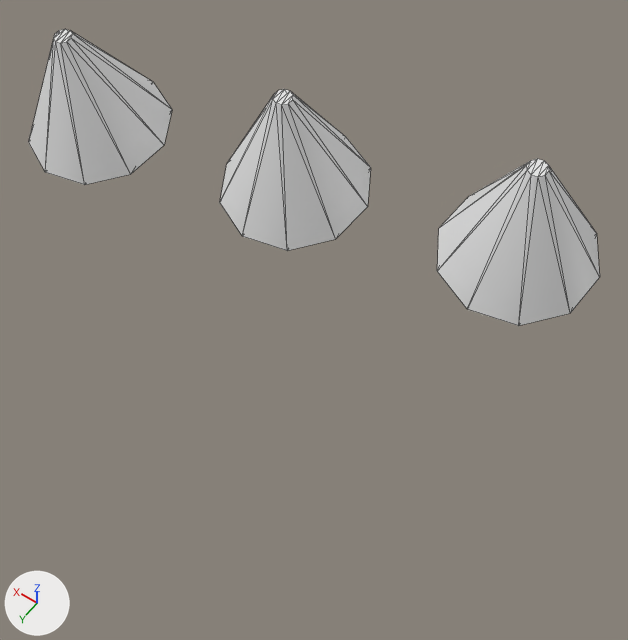
One commit to the OBJ model characters/meshes/legs_dino_feet_forward_l_white.obj: the scene before it, then after it.
Before and after are seen from a 50 mm camera at (-0.2317, 0.3954, 0.2995) aimed at (-0.1589, 0.2935, 0.1394). The axes (+X, +Y, +Z) are drawn at lower left. The lights are the same throughout. The picture after the commit comes second. Mesh edges are drawn as thin lines. Where no turn or scale is listed for an object, it has been applied to the vertices. Vertices at exactly the same position are counted once.

Script lines for the objects in view, before the commit:
```python
me_legs_dino_feet_forward_l_white = bpy.data.meshes.new('legs_dino_feet_forward_l_white')
me_legs_dino_feet_forward_l_white.from_pydata(...)  # 60 vertices, 108 faces; spans x -0.2121..-0.083, y 0.2575..0.3113, z 0.1659..0.1957
ob_legs_dino_feet_forward_l_white = bpy.data.objects.new('legs_dino_feet_forward_l_white', me_legs_dino_feet_forward_l_white)
ob_legs_dino_feet_forward_l_white.location = (0.0, 0.0, 0.0)
```
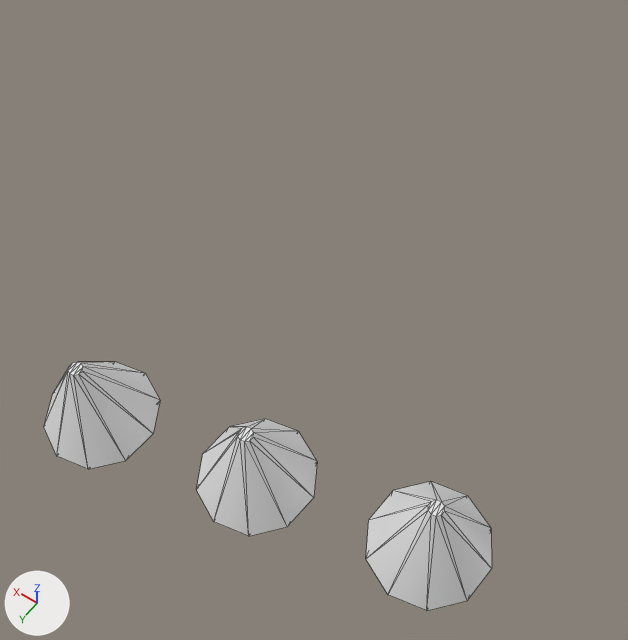
What differs and where, as boxes (x1, y1, x2, y2) in the pictures (628 x 640 px; the box of a moved part takes in the faces that stretch with it):
'legs_dino_feet_forward_l_white', reshaped (22% narrower, 16% shorter): before (29, 29, 600, 326); after (44, 362, 492, 611)
part 1 of me_legs_dino_feet_forward_l_white, moved or reshaped: before (29, 29, 172, 185); after (44, 362, 160, 469)
part 2 of me_legs_dino_feet_forward_l_white, added: after (366, 481, 492, 611)
part 3 of me_legs_dino_feet_forward_l_white, added: after (196, 419, 317, 536)
part 4 of me_legs_dino_feet_forward_l_white, deleted: before (437, 159, 600, 326)
part 5 of me_legs_dino_feet_forward_l_white, deleted: before (220, 89, 371, 251)

Patch to the scene script:
```diff
--- a/characters/meshes/legs_dino_feet_forward_l_white.obj.py
+++ b/characters/meshes/legs_dino_feet_forward_l_white.obj.py
@@ me_legs_dino_feet_forward_l_white @@
 # used by ob_legs_dino_feet_forward_l_white; location = (0.0, 0.0, 0.0)
-me_legs_dino_feet_forward_l_white.from_pydata(...)  # 60 vertices, 108 faces; spans x -0.2121..-0.083, y 0.2575..0.3113, z 0.1659..0.1957
+me_legs_dino_feet_forward_l_white.from_pydata(...)  # 60 vertices, 108 faces; spans x -0.218..-0.0889, y 0.2855..0.3395, z 0.0845..0.1135
+# me_legs_dino_feet_forward_l_white part 1: the loose piece of 20 vertices spanning x -0.1157..-0.083, y 0.278..0.3113, z 0.1659..0.1957 is multiplied about its middle by the matrix ((1.0, 0.0, 0.011), (0.0, 0.999, -0.051), (-0.011, 0.051, 0.999)), then moved by (-0.0058, 0.0275, -0.0824)
+# me_legs_dino_feet_forward_l_white part 2: a new loose piece of 20 vertices spanning x -0.218..-0.1853, y 0.2855..0.319, z 0.0845..0.1135
+# me_legs_dino_feet_forward_l_white part 3: a new loose piece of 20 vertices spanning x -0.1699..-0.1371, y 0.2957..0.3292, z 0.0845..0.1135
+# me_legs_dino_feet_forward_l_white part 4: the loose piece of 20 vertices spanning x -0.2121..-0.1793, y 0.2575..0.2908, z 0.1659..0.1957 is deleted
+# me_legs_dino_feet_forward_l_white part 5: the loose piece of 20 vertices spanning x -0.1639..-0.1311, y 0.2677..0.301, z 0.1659..0.1957 is deleted
```
